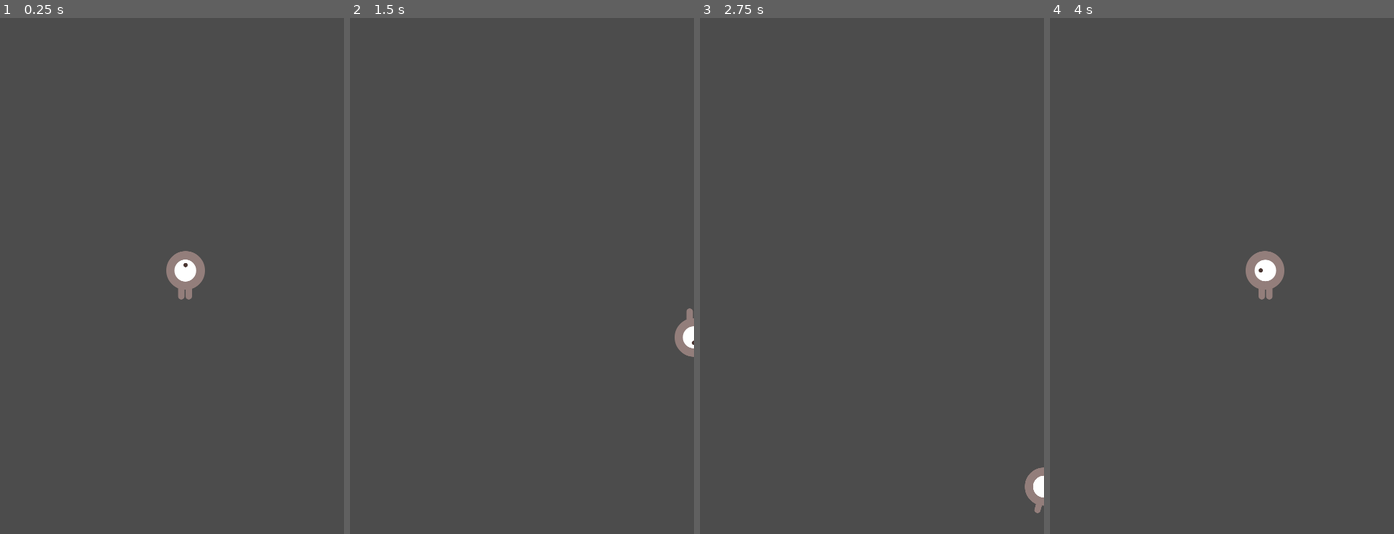
Above: before the commit, frames 1-4 (left to right).
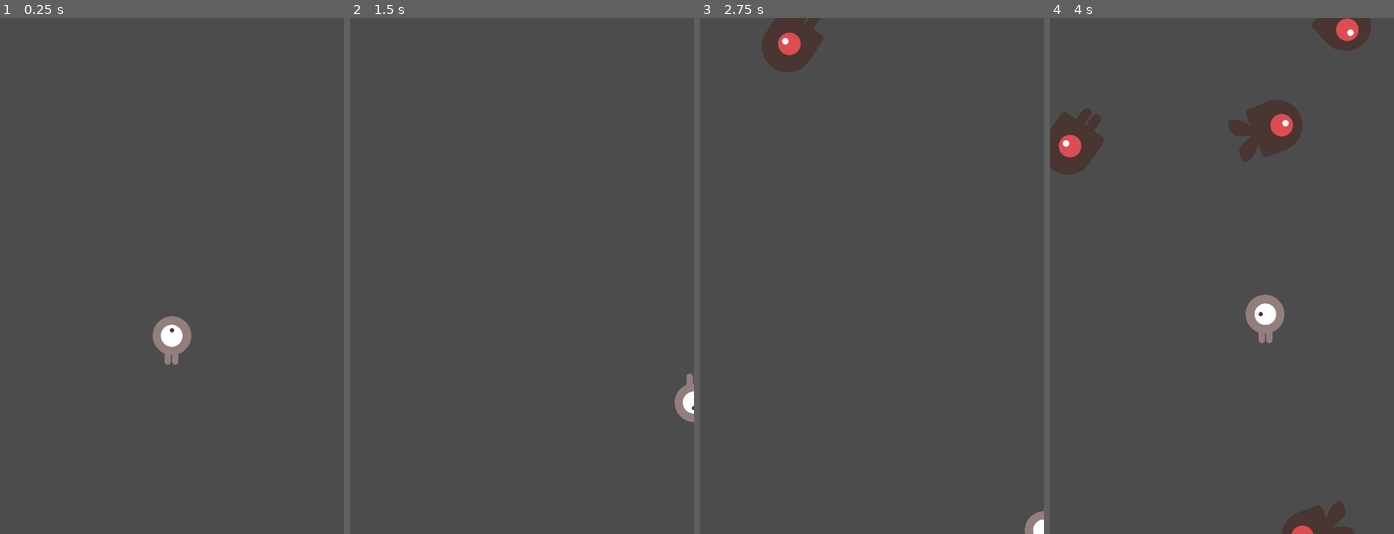
Above: after the commit, the same moments.

Repository: tuannmgithub/tutgodot
Game: Godot game, scene res://Main.tscn
Same seed, same stepped clock (60 frames per second), same inputs: the game is played once before the commit and once after it. Before the commit the project starts from res://Player.tscn.
Inputs:
- Up to frame 1 (0.25 s): no input
- Up to frame 2 (1.5 s): tap Enter at 0.5 s; hold Right (move_right) 0.53-1.28 s; hold Down (move_down) from 1.28 s (still down)
- Up to frame 3 (2.75 s): release Down (move_down) at 2.03 s; hold Right (move_right) from 2.03 s (still down)
- Up to frame 4 (4 s): release Right (move_right) at 2.78 s; hold Up (move_up) 2.78-3.53 s; hold Left (move_left) from 3.53 s (still down)

The runs differ from the first frame. In frame 1, 1.5% of the frame differs, in the area x 44-60%, y 45-68%; in frame 2, 0.7%; in frame 3, 2.0%; in frame 4, 6.1%, in the area x 0-94%, y 0-100%.

Commit message:
add main scene

Diff:
--- /dev/null
+++ b/Main.gd
@@ -0,0 +1,64 @@
+extends Node
+export(PackedScene) var mob_scene
+var score
+
+# Declare member variables here. Examples:
+# var a = 2
+# var b = "text"
+
+
+# Called when the node enters the scene tree for the first time.
+func _ready():
+	randomize()
+	new_game()
+
+
+# Called every frame. 'delta' is the elapsed time since the previous frame.
+#func _process(delta):
+#	pass
+
+
+func game_over():
+	$ScoreTimer.stop()
+	$MobTimer.stop()
+
+func new_game():
+	score = 0
+	$Player.start($StartPosition.position)
+	$StartTimer.start()
+
+
+func _on_StartTimer_timeout():
+	$MobTimer.start()
+	$ScoreTimer.start()
+
+
+func _on_ScoreTimer_timeout():
+	score += 1
+	print(score)
+
+
+func _on_MobTimer_timeout():
+	# Create a new instance of the Mob scene.
+	var mob = mob_scene.instance()
+
+	# Choose a random location on Path2D.
+	var mob_spawn_location = get_node("MobPath/MobSpawnLocation")
+	mob_spawn_location.offset = randi()
+
+	# Set the mob's direction perpendicular to the path direction.
+	var direction = mob_spawn_location.rotation + PI / 2
+
+	# Set the mob's position to a random location.
+	mob.position = mob_spawn_location.position
+
+	# Add some randomness to the direction.
+	direction += rand_range(-PI / 4, PI / 4)
+	mob.rotation = direction
+
+	# Choose the velocity for the mob.
+	var velocity = Vector2(rand_range(150.0, 250.0), 0.0)
+	mob.linear_velocity = velocity.rotated(direction)
+
+	# Spawn the mob by adding it to the Main scene.
+	add_child(mob)
--- /dev/null
+++ b/Main.tscn
@@ -0,0 +1,38 @@
+[gd_scene load_steps=5 format=2]
+
+[ext_resource path="res://Player.tscn" type="PackedScene" id=1]
+[ext_resource path="res://Main.gd" type="Script" id=2]
+[ext_resource path="res://Mob.tscn" type="PackedScene" id=3]
+
+[sub_resource type="Curve2D" id=1]
+_data = {
+"points": PoolVector2Array( 0, 0, 0, 0, 0, 0, 0, 0, 0, 0, 480, 0, 0, 0, 0, 0, 481, 718, 0, 0, 0, 0, 0, 0 )
+}
+
+[node name="Main" type="Node"]
+script = ExtResource( 2 )
+mob_scene = ExtResource( 3 )
+
+[node name="StartTimer" type="Timer" parent="."]
+wait_time = 2.0
+one_shot = true
+
+[node name="ScoreTimer" type="Timer" parent="."]
+
+[node name="MobTimer" type="Timer" parent="."]
+wait_time = 0.5
+
+[node name="Player" parent="." instance=ExtResource( 1 )]
+
+[node name="StartPosition" type="Position2D" parent="."]
+position = Vector2( 240, 450 )
+
+[node name="MobPath" type="Path2D" parent="."]
+curve = SubResource( 1 )
+
+[node name="MobSpawnLocation" type="PathFollow2D" parent="MobPath"]
+
+[connection signal="timeout" from="StartTimer" to="." method="_on_StartTimer_timeout"]
+[connection signal="timeout" from="ScoreTimer" to="." method="_on_ScoreTimer_timeout"]
+[connection signal="timeout" from="MobTimer" to="." method="_on_MobTimer_timeout"]
+[connection signal="hit" from="Player" to="." method="game_over"]
--- a/Mob.tscn
+++ b/Mob.tscn
@@ -10,11 +10,6 @@
 
 [sub_resource type="SpriteFrames" id=1]
 animations = [ {
-"frames": [ ExtResource( 6 ), ExtResource( 1 ) ],
-"loop": true,
-"name": "swim",
-"speed": 3.0
-}, {
 "frames": [ ExtResource( 3 ), ExtResource( 2 ) ],
 "loop": true,
 "name": "walk",
@@ -23,6 +18,11 @@
 "frames": [ ExtResource( 5 ), ExtResource( 4 ) ],
 "loop": true,
 "name": "fly",
+"speed": 3.0
+}, {
+"frames": [ ExtResource( 6 ), ExtResource( 1 ) ],
+"loop": true,
+"name": "swim",
 "speed": 3.0
 } ]
 
@@ -43,7 +43,6 @@
 scale = Vector2( 0.75, 0.75 )
 frames = SubResource( 1 )
 animation = "walk"
-frame = 1
 playing = true
 
 [node name="CollisionShape2D" type="CollisionShape2D" parent="."]
--- a/project.godot
+++ b/project.godot
@@ -11,7 +11,7 @@
 [application]
 
 config/name="dodge"
-run/main_scene="res://Player.tscn"
+run/main_scene="res://Main.tscn"
 config/icon="res://icon.png"
 
 [display]
Not shown, added: .mono/assemblies/Debug/GodotSharp.xml
Not shown, added: .mono/assemblies/Debug/GodotSharpEditor.xml
Not shown, added: .mono/assemblies/Debug/api_hash_cache.cfg
Not shown, added: .mono/assemblies/Debug/GodotSharp.dll
Not shown, added: .mono/assemblies/Debug/GodotSharp.pdb
Not shown, added: .mono/assemblies/Debug/GodotSharpEditor.dll
Not shown, added: .mono/assemblies/Debug/GodotSharpEditor.pdb
